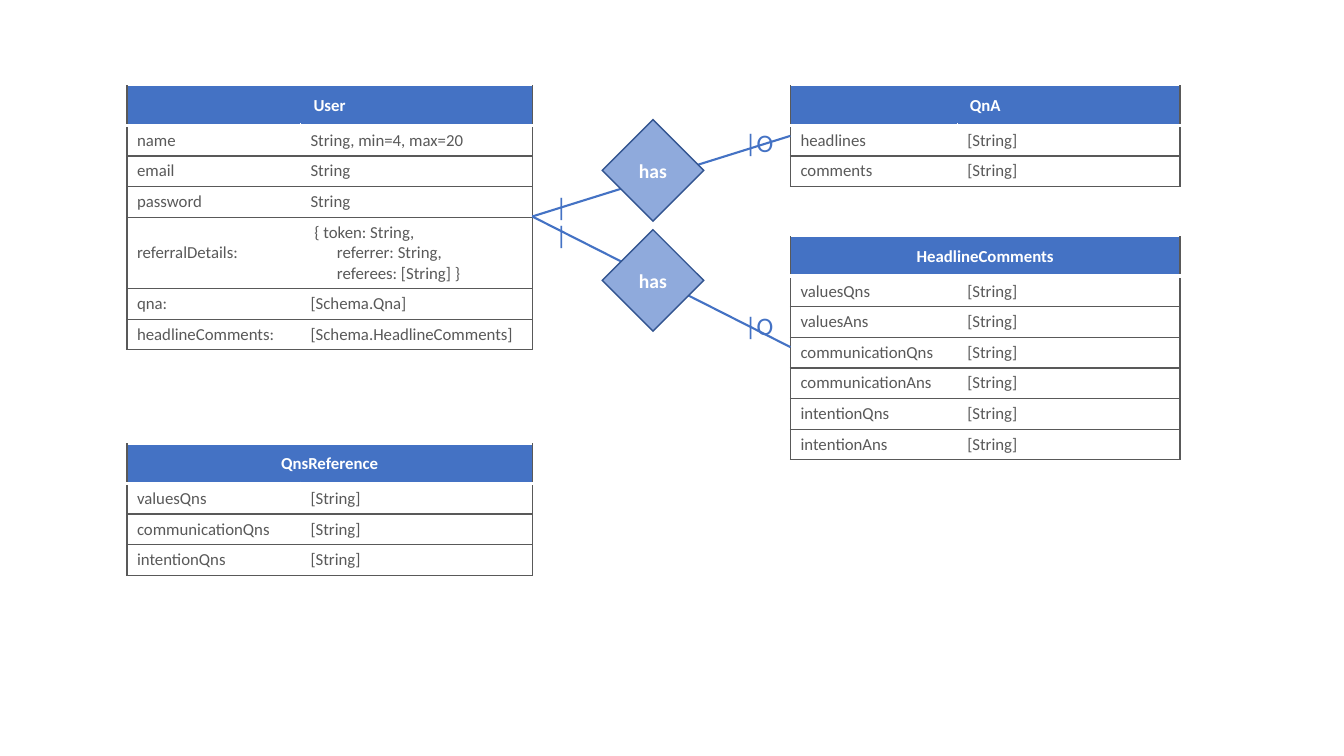
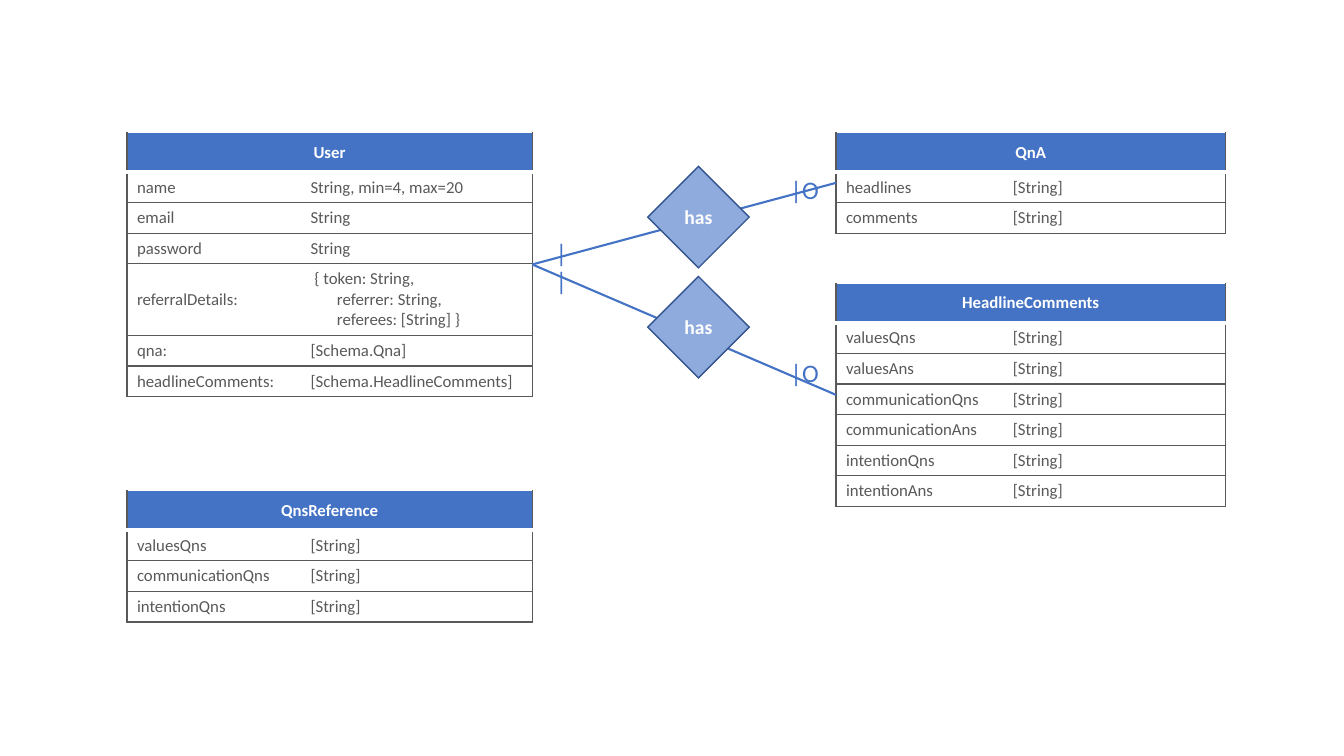
Before and after one commit to ml-sudocode/fitmatch, a slide deck: slide 1 of misc_ref/ERD.pptx. Drawn at 1344x756 pixels with LibreOffice and Linux fonts; fonts in the diff are those of the drawing. Boxes give left, top, right and bottom in pixels: in the first picture for what was removed or moved away, otherwise in the second. Text is boxed around its words. In the diff, an @@ line names an element or a change of style, - is before the commit and + after.

```diff
--- a/misc_ref/ERD.pptx
+++ b/misc_ref/ERD.pptx
@@ 2 diamonds, 2 texts, 2 tables: place and size @@
-2 diamonds, 2 texts, 2 tables at (603, 86, 1180, 458)
+2 diamonds, 2 texts, 2 tables at (648, 133, 1225, 506)
@@ line moved from (532, 217) - (790, 136) to (532, 264) - (836, 182) @@
@@ 2 tables, 2 texts: place and size @@
-2 tables, 2 texts at (127, 86, 601, 574)
+2 tables, 2 texts at (127, 133, 601, 622)
@@ line moved from (532, 217) - (790, 347) to (532, 264) - (836, 395) @@
```
Also in this commit, not shown: 10 other files.
